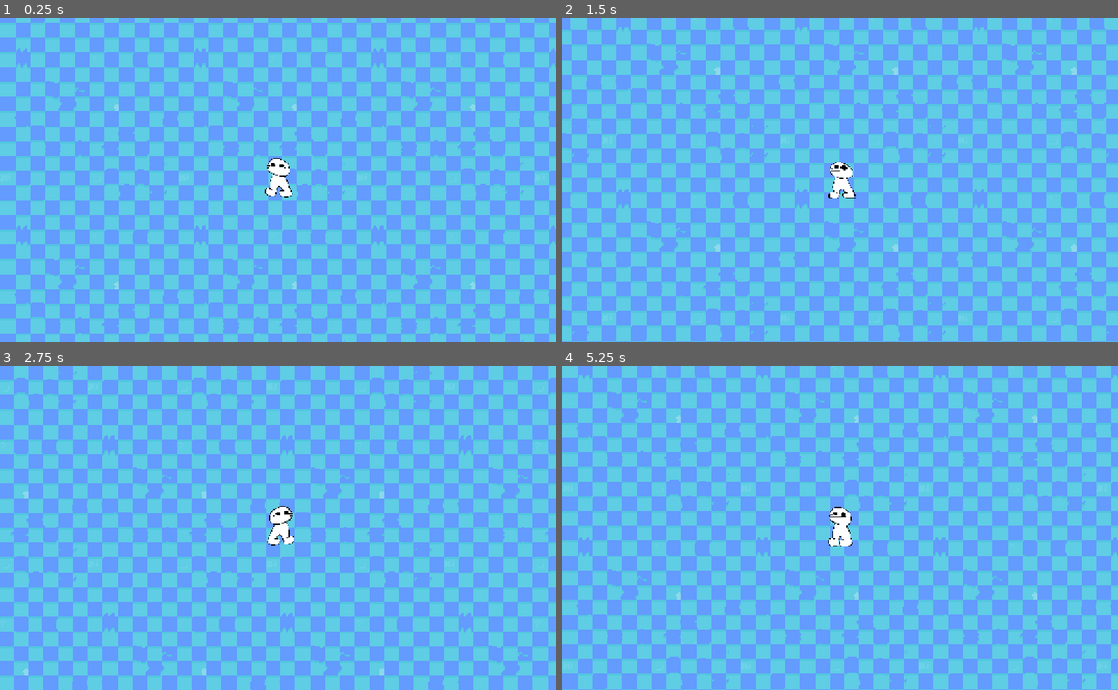
Above: before the commit, frames 1-4 (two rows, left to right).
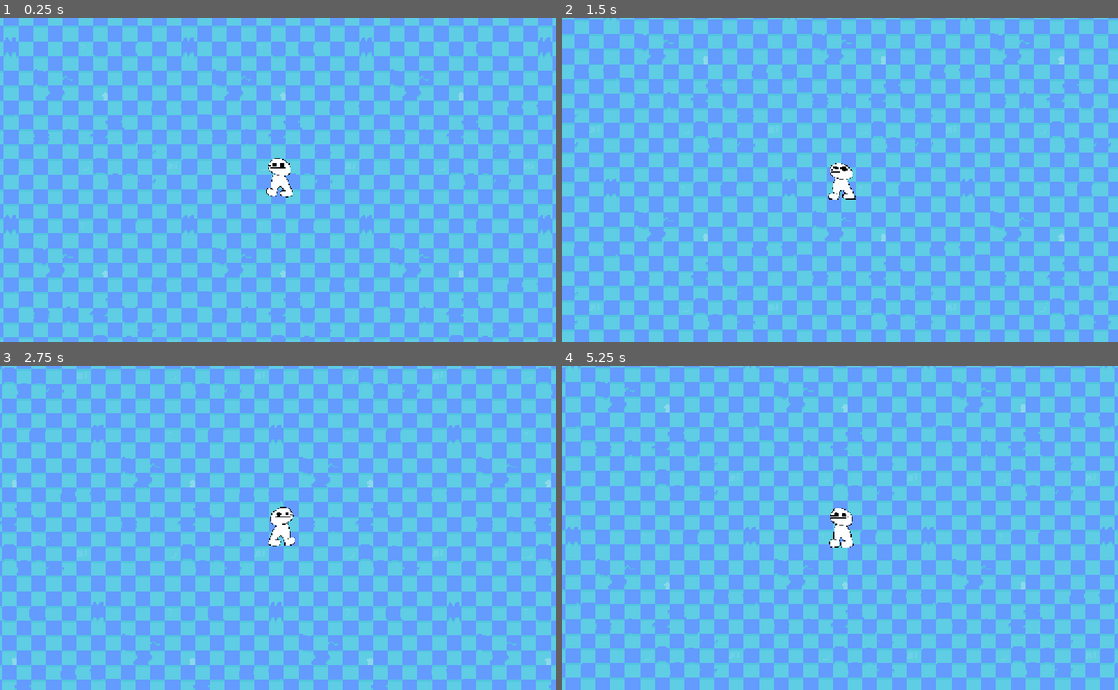
Above: after the commit, the same moments.

Repository: JustSomeTac0/Think-of-better-Project-name
Game: Godot game, scene res://Scenes/thefirtstest.tscn
Two runs of this game, one before a commit and one after it. Both use one fixed random seed, a clock stepped at 60 frames per second and the inputs below.
Inputs:
- Up to frame 1 (0.25 s): no input
- Up to frame 2 (1.5 s): tap Enter at 0.5 s; hold D (MoveRight) 0.53-1.28 s; hold S (MoveDown) from 1.28 s (still down)
- Up to frame 3 (2.75 s): release S (MoveDown) at 2.03 s; hold D (MoveRight) from 2.03 s (still down)
- Up to frame 4 (5.25 s): release D (MoveRight) at 2.78 s; hold W (MoveUp) 2.78-3.53 s; hold A (MoveLeft) 3.53-5.03 s; hold S (MoveDown) from 5.03 s (still down)

The runs differ from the first frame. In frame 1, 36% of the frame differs, in the area x 0-100%, y 0-100%; in frame 2, 36%; in frame 3, 37%; in frame 4, 38%.

Commit message:
Updated organization and a boarder

Diff:
--- a/think-of-better-project-name/Scenes/thefirtstest.tscn
+++ b/think-of-better-project-name/Scenes/thefirtstest.tscn
@@ -1,13 +1,10 @@
-[gd_scene load_steps=9 format=3 uid="uid://cmaay4khmbkb0"]
+[gd_scene load_steps=11 format=3 uid="uid://cmaay4khmbkb0"]
 
-[ext_resource type="Texture2D" uid="uid://dt5lqg5vx5w1q" path="res://Art for gay i mean game/Placeholder man move.png" id="1_icwdp"]
+[ext_resource type="Texture2D" uid="uid://dt5lqg5vx5w1q" path="res://Art for gay i mean game/Placeholder/Placeholder man move.png" id="1_icwdp"]
 [ext_resource type="Script" uid="uid://d3yttfjo7ms5r" path="res://Scripts/uhhhhj.gd" id="1_utqt3"]
 [ext_resource type="Script" uid="uid://c447glo2j30tu" path="res://Scripts/camera_2d.gd" id="3_vq1jg"]
-[ext_resource type="Texture2D" uid="uid://rrypjg4vknjd" path="res://Art for gay i mean game/level1Backgorund.png" id="4_0o8hg"]
-
-[sub_resource type="CapsuleShape2D" id="CapsuleShape2D_icwdp"]
-radius = 20.0
-height = 78.0
+[ext_resource type="Texture2D" uid="uid://rrypjg4vknjd" path="res://Art for gay i mean game/Level assist/level1Backgorund.png" id="4_0o8hg"]
+[ext_resource type="Texture2D" uid="uid://o2lwl25ivg1p" path="res://Placeholder things/placeHolderGround.png" id="5_5uh5p"]
 
 [sub_resource type="Animation" id="Animation_vq1jg"]
 length = 0.001
@@ -47,24 +44,27 @@
 &"Walkingtest": SubResource("Animation_utqt3")
 }
 
+[sub_resource type="CapsuleShape2D" id="CapsuleShape2D_icwdp"]
+radius = 20.0
+height = 70.9783
+
+[sub_resource type="RectangleShape2D" id="RectangleShape2D_0o8hg"]
+size = Vector2(3437, 71.7573)
+
 [node name="IDK" type="Node"]
 
 [node name="TextureRect" type="TextureRect" parent="."]
 texture_filter = 1
-offset_left = -1139.0
-offset_top = -805.0
-offset_right = 2299.0
-offset_bottom = 1432.0
+offset_left = -1165.0
+offset_top = -830.0
+offset_right = 2273.0
+offset_bottom = 1407.0
 texture = ExtResource("4_0o8hg")
 stretch_mode = 1
 
 [node name="CharacterBody2D" type="CharacterBody2D" parent="."]
 position = Vector2(615, 262)
 script = ExtResource("1_utqt3")
-
-[node name="CollisionShape2D" type="CollisionShape2D" parent="CharacterBody2D"]
-position = Vector2(-3, 9)
-shape = SubResource("CapsuleShape2D_icwdp")
 
 [node name="PlayerSprite" type="Sprite2D" parent="CharacterBody2D"]
 texture_filter = 1
@@ -77,7 +77,72 @@
 &"": SubResource("AnimationLibrary_0o8hg")
 }
 
+[node name="CollisionShape2D" type="CollisionShape2D" parent="CharacterBody2D"]
+position = Vector2(-3, -14)
+scale = Vector2(1, 0.929862)
+shape = SubResource("CapsuleShape2D_icwdp")
+
 [node name="Camera2D" type="Camera2D" parent="CharacterBody2D"]
 position = Vector2(-3, 10)
 editor_draw_screen = false
 script = ExtResource("3_vq1jg")
+
+[node name="Boarder" type="Node2D" parent="."]
+position = Vector2(461, 1345)
+
+[node name="StaticBody2D" type="StaticBody2D" parent="Boarder"]
+
+[node name="CollisionShape2D4" type="CollisionShape2D" parent="Boarder/StaticBody2D"]
+position = Vector2(1843, -1505)
+rotation = -1.57079
+scale = Vector2(1, 0.9)
+shape = SubResource("RectangleShape2D_0o8hg")
+one_way_collision_margin = 128.0
+metadata/_edit_group_ = true
+
+[node name="PlaceHolderGround" type="Sprite2D" parent="Boarder/StaticBody2D/CollisionShape2D4"]
+position = Vector2(-460, 12.2253)
+rotation = 1.57079
+scale = Vector2(1, 22.7)
+texture = ExtResource("5_5uh5p")
+
+[node name="CollisionShape2D3" type="CollisionShape2D" parent="Boarder/StaticBody2D"]
+position = Vector2(-1656, -1575)
+rotation = -1.57079
+scale = Vector2(1, 0.9)
+shape = SubResource("RectangleShape2D_0o8hg")
+one_way_collision_margin = 128.0
+metadata/_edit_group_ = true
+
+[node name="PlaceHolderGround2" type="Sprite2D" parent="Boarder/StaticBody2D/CollisionShape2D3"]
+position = Vector2(-535, -16.9967)
+rotation = 1.57079
+scale = Vector2(1, 22.7)
+texture = ExtResource("5_5uh5p")
+
+[node name="CollisionShape2D2" type="CollisionShape2D" parent="Boarder/StaticBody2D"]
+position = Vector2(99, -2215)
+shape = SubResource("RectangleShape2D_0o8hg")
+one_way_collision_margin = 128.0
+metadata/_edit_group_ = true
+
+[node name="PlaceHolderGround3" type="Sprite2D" parent="Boarder/StaticBody2D/CollisionShape2D2"]
+position = Vector2(0, -5)
+rotation = -1.57079
+scale = Vector2(0.9, 36.3)
+texture = ExtResource("5_5uh5p")
+
+[node name="CollisionShape2D" type="CollisionShape2D" parent="Boarder/StaticBody2D"]
+physics_interpolation_mode = 2
+position = Vector2(99, 95)
+scale = Vector2(1, 1)
+shape = SubResource("RectangleShape2D_0o8hg")
+one_way_collision_margin = 0.0
+metadata/_edit_group_ = true
+
+[node name="PlaceHolderGround4" type="Sprite2D" parent="Boarder/StaticBody2D/CollisionShape2D"]
+position = Vector2(-1815, 50)
+rotation = -1.57079
+scale = Vector2(0.9, 36.4)
+texture = ExtResource("5_5uh5p")
+centered = false
--- a/think-of-better-project-name/project.godot
+++ b/think-of-better-project-name/project.godot
@@ -51,3 +51,4 @@
 
 textures/canvas_textures/default_texture_filter=0
 environment/defaults/default_clear_color=Color(0.304534, 0.299022, 0.294295, 1)
+2d/snap/snap_2d_transforms_to_pixel=true
Binary file added: think-of-better-project-name/Art for gay i mean game/Level assist/level1Backgorund.png
Not shown, added: think-of-better-project-name/Art for gay i mean game/Level assist/level1Backgorund.png.import
Binary file added: think-of-better-project-name/Art for gay i mean game/Other/circle Curseor test.png
Not shown, added: think-of-better-project-name/Art for gay i mean game/Other/circle Curseor test.png.import
Binary file added: think-of-better-project-name/Art for gay i mean game/Placeholder/Placeholder man move.png
Not shown, added: think-of-better-project-name/Art for gay i mean game/Placeholder/Placeholder man move.png.import
Binary file added: think-of-better-project-name/Placeholder things/placeHolderGround.png
Not shown, added: think-of-better-project-name/Placeholder things/placeHolderGround.png.import
